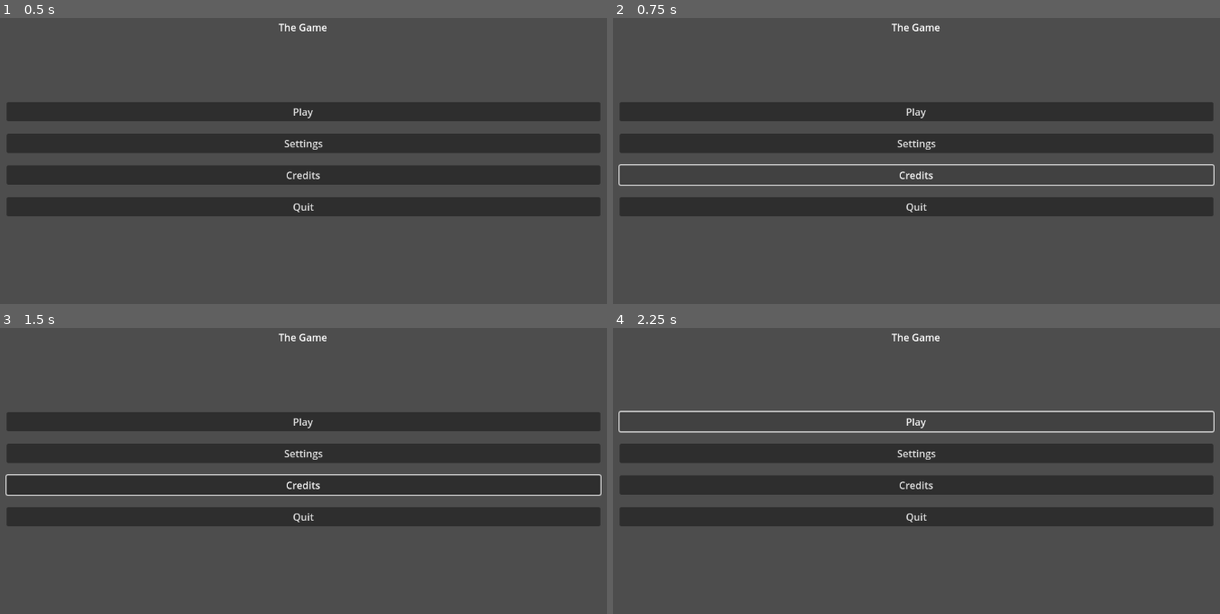
Above: before the commit, frames 1-4 (two rows, left to right).
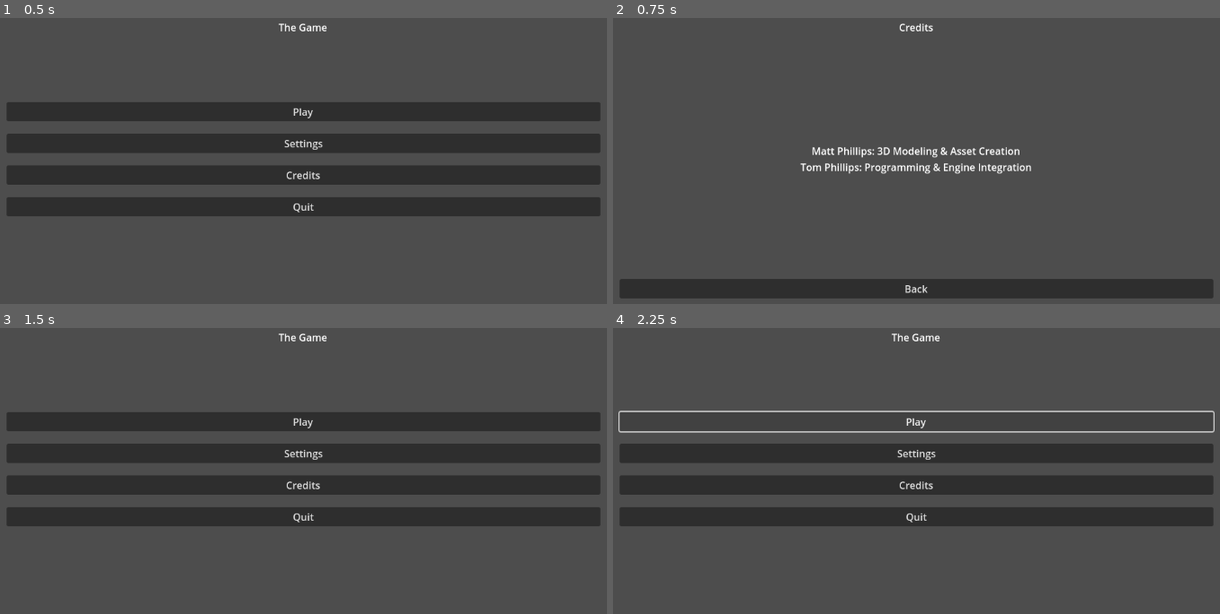
Above: after the commit, the same moments.

Repository: Zailef/GameOff2024
Game: Godot game, scene res://scenes/menus/main_menu/main_menu.tscn
Same seed, same stepped clock (60 frames per second), same inputs: the game is played once before the commit and once after it.
Inputs (mouse positions are in pixels of both pictures, inside the frame that each line leads up to):
- Up to frame 1 (0.5 s): no input
- Up to frame 2 (0.75 s): click "Credits" at 0.5 s
- Up to frame 3 (1.5 s): click (303, 599) at 1.25 s, where only the run after the commit has a clickable "Back"
- Up to frame 4 (2.25 s): click "Play" at 2 s

Frame 1 is identical in both runs. In frame 2, 28% of the frame differs, in the area x 0-100%, y 1-99%; in frame 3, 1.3%; in frame 4, nothing differs.

Commit message:
Add a credits menu stub

Diff:
--- /dev/null
+++ b/scenes/menus/credits_menu/credits_menu.gd
@@ -0,0 +1,11 @@
+extends Control
+
+@onready var back_button = %BackButton
+
+var main_menu: PackedScene = load("res://scenes/menus/main_menu/main_menu.tscn")
+
+func _ready() -> void:
+	back_button.pressed.connect(_on_back_button_pressed)
+
+func _on_back_button_pressed() -> void:
+	get_tree().change_scene_to_packed(main_menu)
--- /dev/null
+++ b/scenes/menus/credits_menu/credits_menu.tscn
@@ -0,0 +1,47 @@
+[gd_scene load_steps=2 format=3 uid="uid://dtmgd5f8ihand"]
+
+[ext_resource type="Script" path="res://scenes/menus/credits_menu/credits_menu.gd" id="1_e0lj3"]
+
+[node name="CreditsMenu" type="Control"]
+layout_mode = 3
+anchors_preset = 15
+anchor_right = 1.0
+anchor_bottom = 1.0
+grow_horizontal = 2
+grow_vertical = 2
+script = ExtResource("1_e0lj3")
+
+[node name="MarginContainer" type="MarginContainer" parent="."]
+layout_mode = 1
+anchors_preset = 15
+anchor_right = 1.0
+anchor_bottom = 1.0
+grow_horizontal = 2
+grow_vertical = 2
+theme_override_constants/margin_left = 100
+theme_override_constants/margin_top = 100
+theme_override_constants/margin_right = 100
+theme_override_constants/margin_bottom = 100
+
+[node name="Credits" type="Label" parent="MarginContainer"]
+layout_mode = 2
+size_flags_vertical = 0
+text = "Credits"
+horizontal_alignment = 1
+
+[node name="CreditsContainer" type="VBoxContainer" parent="MarginContainer"]
+layout_mode = 2
+size_flags_vertical = 4
+alignment = 1
+
+[node name="Label" type="Label" parent="MarginContainer/CreditsContainer"]
+layout_mode = 2
+text = "Matt Phillips: 3D Modeling & Asset Creation
+Tom Phillips: Programming & Engine Integration"
+horizontal_alignment = 1
+
+[node name="BackButton" type="Button" parent="MarginContainer"]
+unique_name_in_owner = true
+layout_mode = 2
+size_flags_vertical = 8
+text = "Back"
--- a/scenes/menus/main_menu/main_menu.gd
+++ b/scenes/menus/main_menu/main_menu.gd
@@ -6,6 +6,7 @@
 @onready var quit_button: Button = %QuitButton
 
 var settings_menu_scene: PackedScene = preload("res://scenes/menus/settings_menu/settings_menu.tscn")
+var credits_menu_scene: PackedScene = preload("res://scenes/menus/credits_menu/credits_menu.tscn")
 
 func _ready() -> void:
     play_button.pressed.connect(_on_play_button_pressed)
@@ -20,7 +21,7 @@
     get_tree().change_scene_to_packed(settings_menu_scene)
 
 func _on_credits_button_pressed() -> void:
-    pass
+    get_tree().change_scene_to_packed(credits_menu_scene)
 
 func _on_quit_button_pressed() -> void:
     get_tree().quit()
